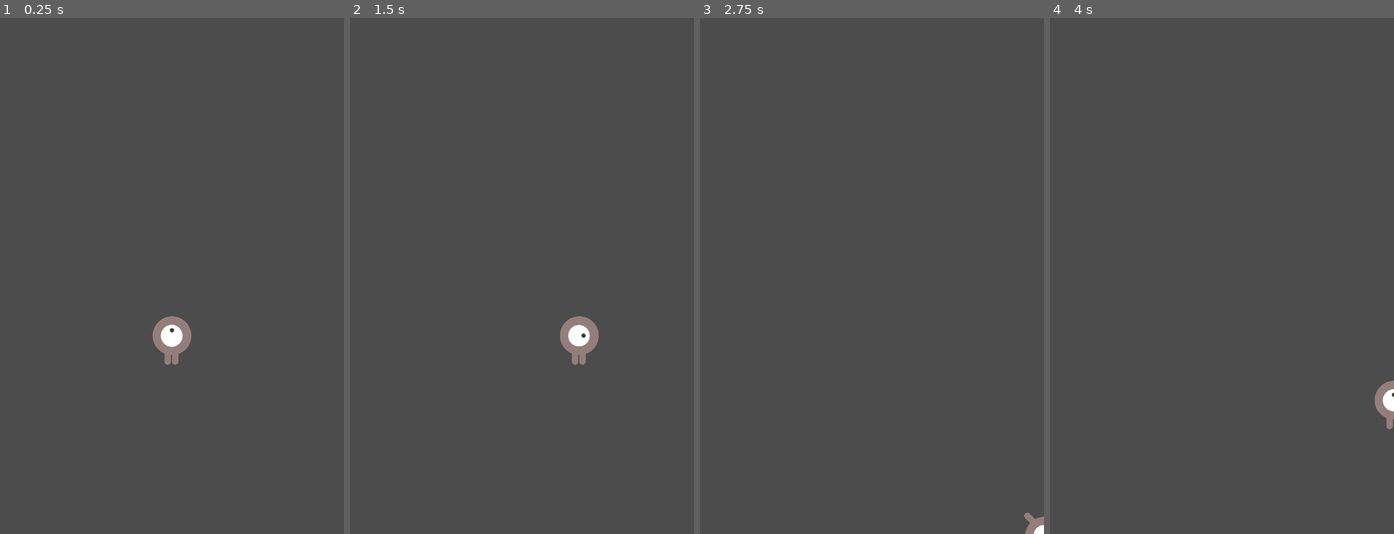
Above: before the commit, frames 1-4 (left to right).
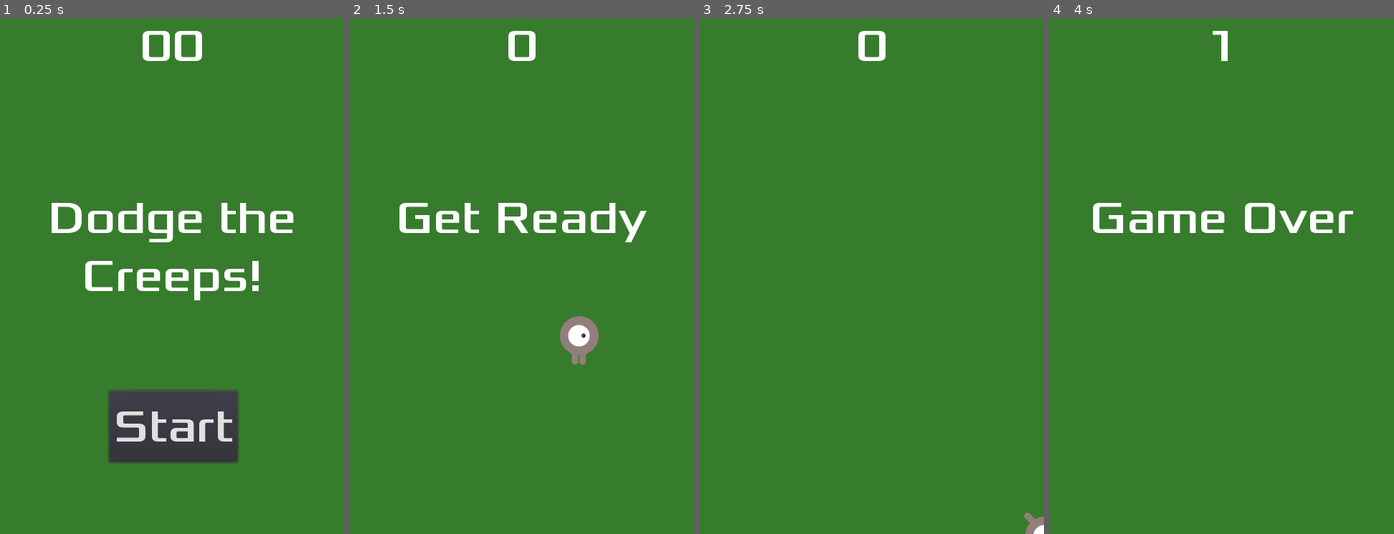
Above: after the commit, the same moments.

Repository: zedpoirier/Godot-Learning
Game: Godot game, scene res://FirstGameAssets/Main.tscn
Same seed, same stepped clock (60 frames per second), same inputs: the game is played once before the commit and once after it.
Inputs (mouse positions are in pixels of both pictures, inside the frame that each line leads up to):
- Up to frame 1 (0.25 s): no input
- Up to frame 2 (1.5 s): click (522, 425) at 0.5 s, where only the run after the commit has a clickable "Start"; tap Enter at 1.25 s; hold Right (ui_right) from 1.28 s (still down); tap Space (ui_select) at 1.35 s
- Up to frame 3 (2.75 s): tap Space (ui_select) at 1.52, 1.82, 2.1, 2.27, 2.57 s; release Right (ui_right) at 2.03 s; hold Down (ui_down) from 2.03 s (still down)
- Up to frame 4 (4 s): release Down (ui_down) at 2.78 s; hold Right (ui_right) 2.78-3.53 s; tap Space (ui_select) at 2.85, 3.6, 3.77 s; hold Up (ui_up) from 3.53 s (still down)

The runs differ from the first frame. In frame 1, 96% of the frame differs, in the area x 0-100%, y 0-100%; in frame 2, 99%; in frame 3, 100%; in frame 4, 100%.
Error before the commit: Invalid set index 'offset' (on base: 'null instance') with value of type 'int'. (res://FirstGameAssets/Main.gd:28)

Commit message:
Finished First Game

Diff:
--- /dev/null
+++ b/First Steps/FirstGameAssets/HUD.gd
@@ -0,0 +1,40 @@
+extends CanvasLayer
+
+signal start_game
+
+# Declare member variables here. Examples:
+# var a = 2
+# var b = "text"
+
+
+# Called when the node enters the scene tree for the first time.
+func _ready():
+	pass # Replace with function body.
+
+
+func show_message(text):
+	$Message.text = text
+	$Message.show()
+	$MessageTimer.start()
+
+func show_game_over():
+	show_message("Game Over")
+	# Wait until the MessageTimer has counted down.
+	yield($MessageTimer, "timeout")
+
+	$Message.text = "Dodge the\nCreeps!"
+	$Message.show()
+	# Make a one-shot timer and wait for it to finish.
+	yield(get_tree().create_timer(1), "timeout")
+	$StartButton.show()
+
+func update_score(score):
+	$ScoreLabel.text = str(score)
+
+func _on_MessageTimer_timeout():
+	$Message.hide()
+
+
+func _on_StartButton_pressed():
+	$StartButton.hide()
+	emit_signal("start_game")
--- /dev/null
+++ b/First Steps/FirstGameAssets/HUD.tscn
@@ -0,0 +1,61 @@
+[gd_scene load_steps=6 format=2]
+
+[ext_resource path="res://FirstGameAssets/fonts/Xolonium-Regular.ttf" type="DynamicFontData" id=1]
+[ext_resource path="res://FirstGameAssets/HUD.gd" type="Script" id=2]
+
+[sub_resource type="DynamicFont" id=1]
+size = 64
+font_data = ExtResource( 1 )
+
+[sub_resource type="InputEventAction" id=2]
+action = "ui_select"
+
+[sub_resource type="ShortCut" id=3]
+shortcut = SubResource( 2 )
+
+[node name="HUD" type="CanvasLayer"]
+script = ExtResource( 2 )
+
+[node name="ScoreLabel" type="Label" parent="."]
+anchor_right = 1.0
+margin_bottom = 78.0
+custom_fonts/font = SubResource( 1 )
+text = "00"
+align = 1
+__meta__ = {
+"_edit_use_anchors_": false
+}
+
+[node name="Message" type="Label" parent="."]
+anchor_top = 0.5
+anchor_right = 1.0
+anchor_bottom = 0.5
+margin_top = -120.0
+margin_bottom = 120.0
+custom_fonts/font = SubResource( 1 )
+text = "Dodge the Creeps!"
+align = 1
+autowrap = true
+__meta__ = {
+"_edit_use_anchors_": false
+}
+
+[node name="StartButton" type="Button" parent="."]
+anchor_left = 0.5
+anchor_top = 1.0
+anchor_right = 0.5
+anchor_bottom = 1.0
+margin_left = -88.0
+margin_top = -200.0
+margin_right = 92.0
+margin_bottom = -100.0
+custom_fonts/font = SubResource( 1 )
+shortcut = SubResource( 3 )
+text = "Start"
+__meta__ = {
+"_edit_use_anchors_": false
+}
+
+[node name="MessageTimer" type="Timer" parent="."]
+[connection signal="pressed" from="StartButton" to="." method="_on_StartButton_pressed"]
+[connection signal="timeout" from="MessageTimer" to="." method="_on_MessageTimer_timeout"]
--- a/First Steps/FirstGameAssets/Main.gd
+++ b/First Steps/FirstGameAssets/Main.gd
@@ -6,7 +6,7 @@
 # Called when the node enters the scene tree for the first time.
 func _ready():
 	randomize()
-	new_game()
+	#new_game()
 
 
 # Called every frame. 'delta' is the elapsed time since the previous frame.
@@ -17,10 +17,17 @@
 	score = 0
 	$Player.start($StartPos.position)
 	$StartTimer.start()
+	$HUD.update_score(score)
+	$HUD.show_message("Get Ready")
+	$Music.play()
 
 func game_over():
 	$ScoreTimer.stop()
 	$MobTimer.stop()
+	$HUD.show_game_over()
+	get_tree().call_group("mobs", "queue_free")
+	$Music.stop()
+	$DeathSound.play()
 
 
 func _on_MobTimer_timeout():
@@ -42,6 +49,7 @@
 
 func _on_ScoreTimer_timeout():
 	score += 1
+	$HUD.update_score(score)
 
 
 func _on_StartTimer_timeout():
--- a/First Steps/FirstGameAssets/Main.tscn
+++ b/First Steps/FirstGameAssets/Main.tscn
@@ -1,8 +1,11 @@
-[gd_scene load_steps=5 format=2]
+[gd_scene load_steps=8 format=2]
 
 [ext_resource path="res://FirstGameAssets/Player.tscn" type="PackedScene" id=1]
 [ext_resource path="res://FirstGameAssets/Main.gd" type="Script" id=2]
 [ext_resource path="res://FirstGameAssets/Mob.tscn" type="PackedScene" id=3]
+[ext_resource path="res://FirstGameAssets/HUD.tscn" type="PackedScene" id=4]
+[ext_resource path="res://FirstGameAssets/art/gameover.wav" type="AudioStream" id=5]
+[ext_resource path="res://FirstGameAssets/art/House In a Forest Loop.ogg" type="AudioStream" id=6]
 
 [sub_resource type="Curve2D" id=1]
 _data = {
@@ -12,6 +15,14 @@
 [node name="Main" type="Node2D"]
 script = ExtResource( 2 )
 Mob = ExtResource( 3 )
+
+[node name="ColorRect" type="ColorRect" parent="."]
+margin_right = 480.0
+margin_bottom = 720.0
+color = Color( 0.219608, 0.490196, 0.180392, 1 )
+__meta__ = {
+"_edit_use_anchors_": false
+}
 
 [node name="Player" parent="." instance=ExtResource( 1 )]
 
@@ -30,10 +41,19 @@
 [node name="MobPath" type="Path2D" parent="."]
 curve = SubResource( 1 )
 
-[node name="MopSpawnLocation" type="PathFollow2D" parent="MobPath"]
+[node name="MobSpawnLocation" type="PathFollow2D" parent="MobPath"]
 position = Vector2( 307.222, 0 )
 offset = 307.016
+
+[node name="HUD" parent="." instance=ExtResource( 4 )]
+
+[node name="Music" type="AudioStreamPlayer" parent="."]
+stream = ExtResource( 6 )
+
+[node name="DeathSound" type="AudioStreamPlayer" parent="."]
+stream = ExtResource( 5 )
 [connection signal="hit" from="Player" to="." method="game_over"]
 [connection signal="timeout" from="MobTimer" to="." method="_on_MobTimer_timeout"]
 [connection signal="timeout" from="ScoreTimer" to="." method="_on_ScoreTimer_timeout"]
 [connection signal="timeout" from="StartTimer" to="." method="_on_StartTimer_timeout"]
+[connection signal="start_game" from="HUD" to="." method="new_game"]
--- a/First Steps/FirstGameAssets/Mob.tscn
+++ b/First Steps/FirstGameAssets/Mob.tscn
@@ -30,7 +30,9 @@
 radius = 37.1785
 height = 25.5873
 
-[node name="Mob" type="RigidBody2D"]
+[node name="Mob" type="RigidBody2D" groups=[
+"mobs",
+]]
 collision_mask = 0
 gravity_scale = 0.0
 script = ExtResource( 7 )
@@ -42,6 +44,7 @@
 scale = Vector2( 0.75, 0.75 )
 frames = SubResource( 1 )
 animation = "walk"
+frame = 1
 playing = true
 
 [node name="CollisionShape2D" type="CollisionShape2D" parent="."]
Not shown, changed: Tutorial Tracking.txt
